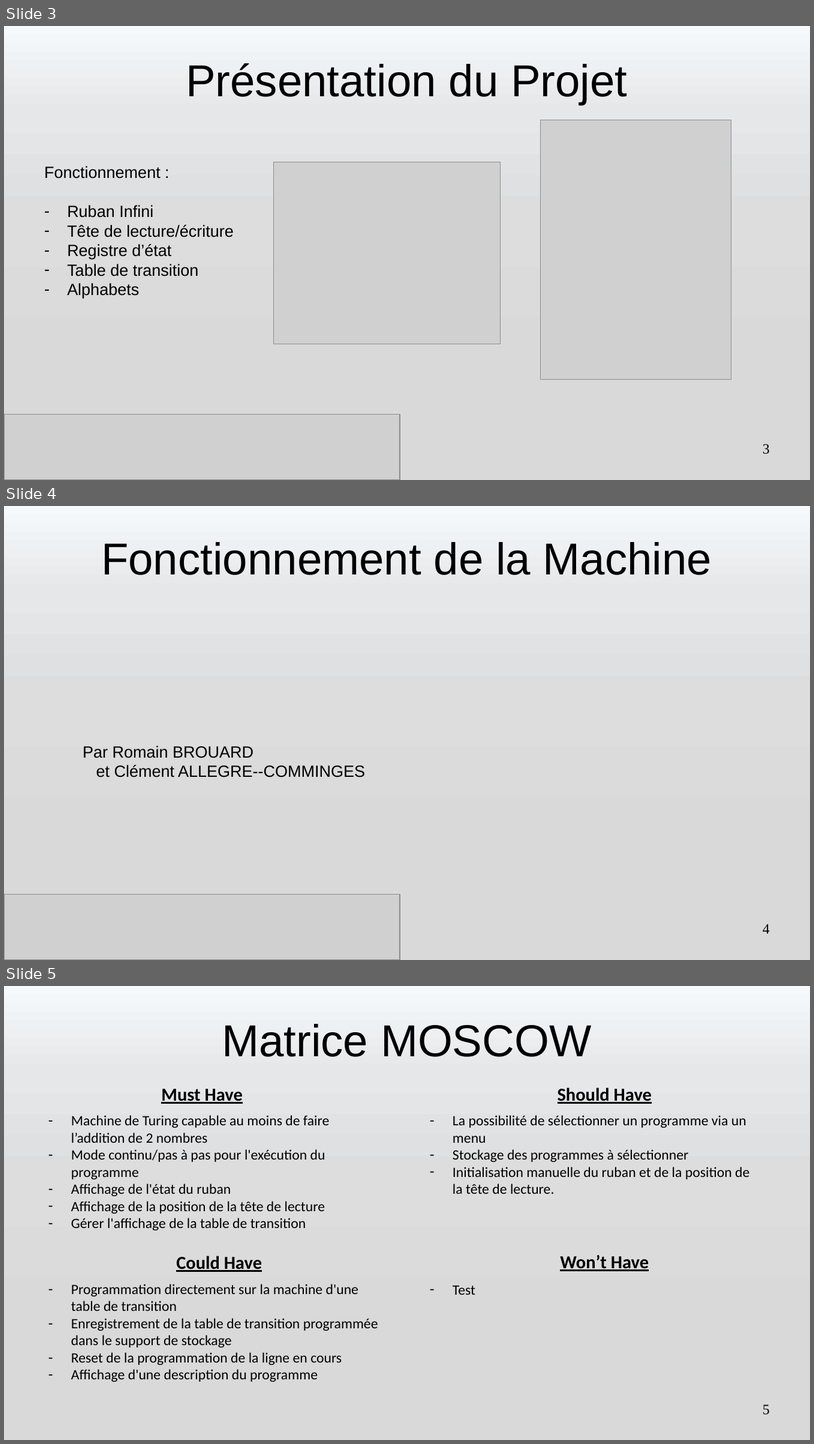
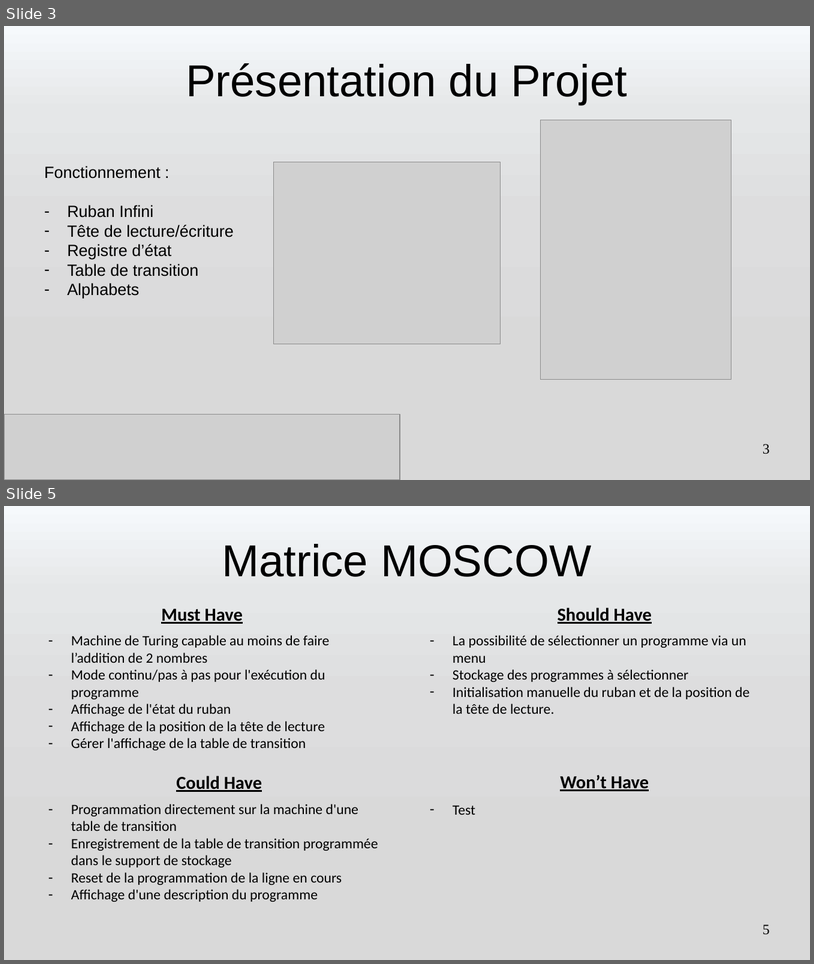
Before and after one commit to romain327/machine-turing, a slide deck: presentation/Presentation Machine de Turing.pptx. Shown one above the other, each under a label of ours: slides 3, 4 and 5 before the commit, slides 3 and 5 after it; the slides between them are not shown. The pictures are 814x1444 and 814x964 pixels, drawn with LibreOffice and Linux fonts; fonts in the diff are those of the drawing; grey boxes stand for pictures. Boxes give left, top, right and bottom in pixels: in the first picture for what was removed or moved away, otherwise in the second. Text is boxed around its words. In the diff, an @@ line names an element or a change of style, - is before the commit and + after.

```diff
--- a/presentation/Presentation Machine de Turing.pptx
+++ b/presentation/Presentation Machine de Turing.pptx
@@ slide 4 removed at (4, 506, 810, 960), background gradient #F6F9FC to #E5E7E8 to #DDDDDE to #D9D9D9 @@
@@ title removed at (101, 542, 713, 575) @@
-Fonctionnement de la Machine
@@ text removed at (83, 745, 365, 777) @@
-Par Romain BROUARD
-et Clément ALLEGRE--COMMINGES
@@ picture removed at (4, 895, 323, 960) @@
@@ picture removed at (4, 894, 400, 960) @@
@@ page number removed at (763, 924, 770, 933) @@
-4
```
Also in this commit, not shown: 3 slides changed, 10 slides added, 1 other slide removed, 6 other files.
